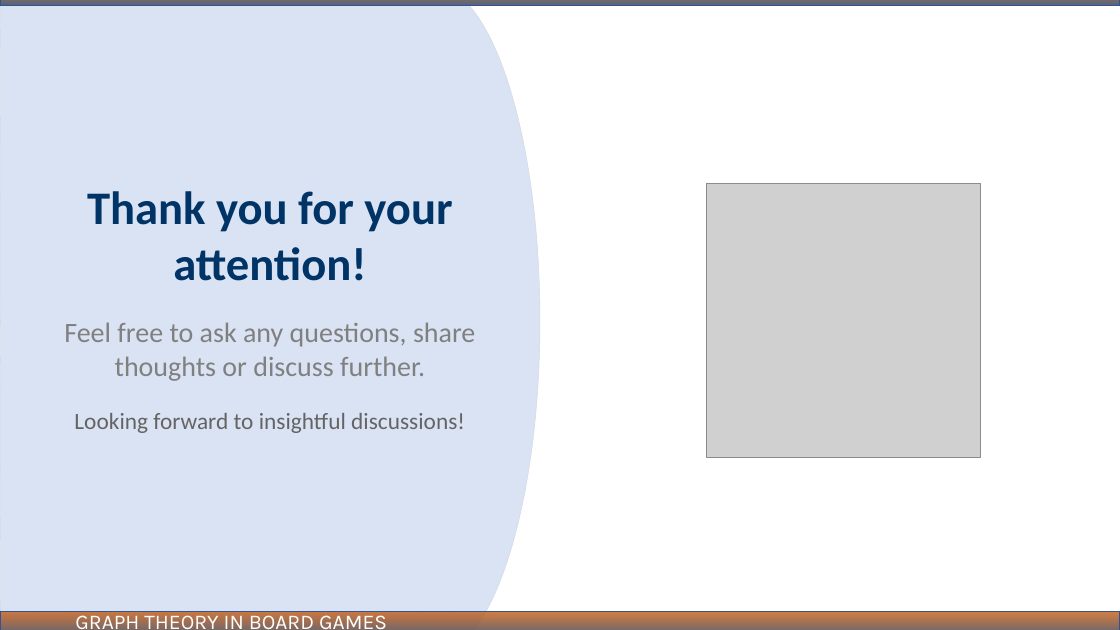
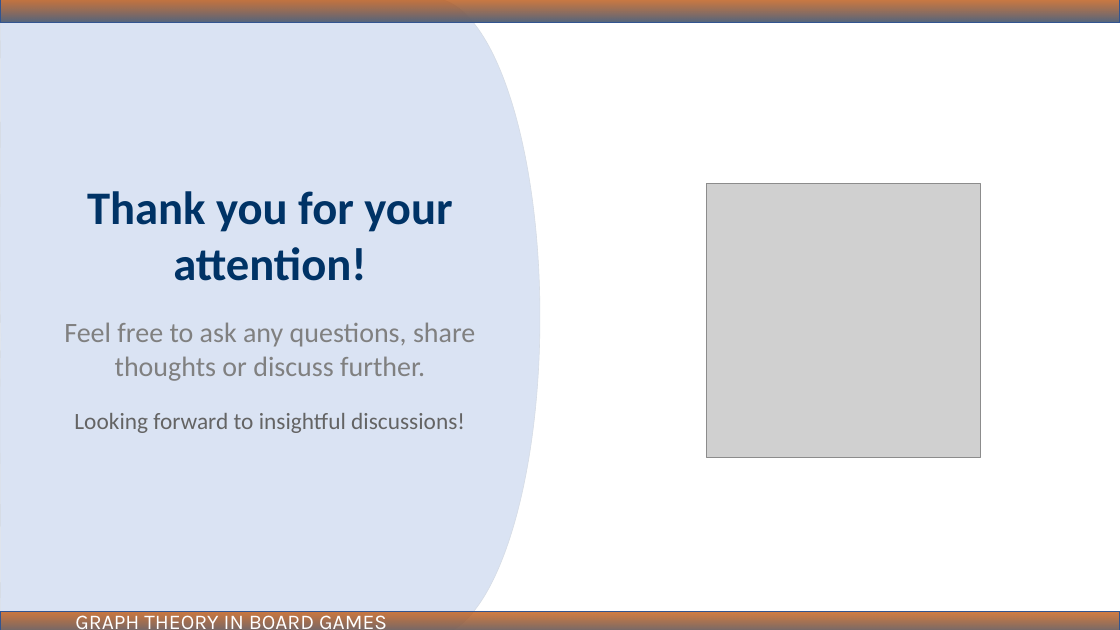
Before and after one commit to ibmbt/group5_graphtheory, a slide deck: slide 22 of group5_graphtheory.pptx (slide 32 before the commit). Drawn at 1120x630 pixels with LibreOffice and Linux fonts; fonts in the diff are those of the drawing; grey boxes stand for pictures. Boxes give left, top, right and bottom in pixels: in the first picture for what was removed or moved away, otherwise in the second. Text is boxed around its words. In the diff, an @@ line names an element or a change of style, - is before the commit and + after.

```diff
--- a/group5_graphtheory.pptx
+++ b/group5_graphtheory.pptx
@@ freeform shape at (0, 0, 540, 630): outline redrawn @@
@@ rectangle: place and size @@
-rectangle at (0, 0, 1120, 6)
+rectangle at (0, 0, 1120, 23)
```
Also in this commit, not shown: 14 other slides changed, 7 slides added, 17 slides removed, 3 other files.
